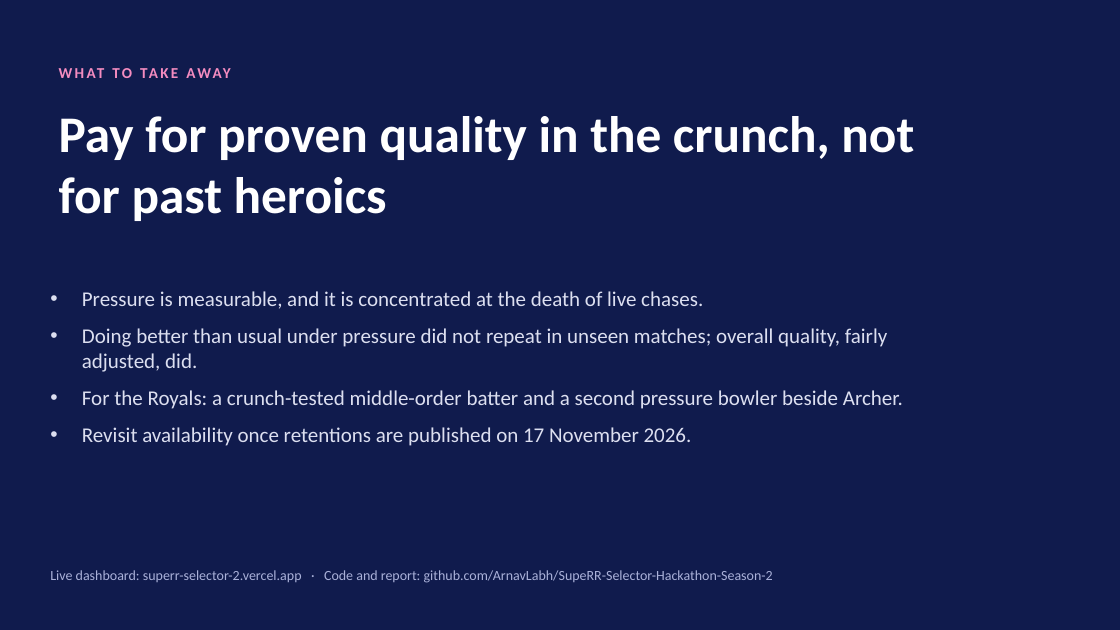
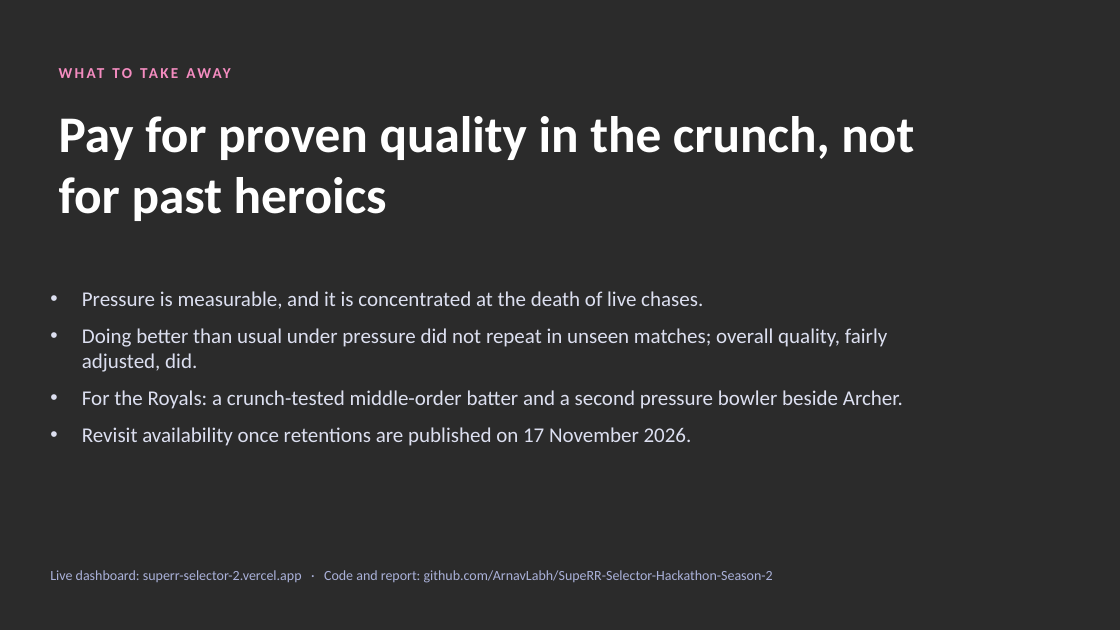
Before and after one commit to ArnavLabh/SupeRR-Selector-Hackathon-Season-2, a slide deck: slide 11 of reports/Pressure_Index_Executive_Deck.pptx. Drawn at 1120x630 pixels with LibreOffice and Linux fonts; fonts in the diff are those of the drawing; background and template pictures are left out; a plain dark background stands for a picture behind light text. Boxes give left, top, right and bottom in pixels: in the first picture for what was removed or moved away, otherwise in the second. Text is boxed around its words. In the diff, an @@ line names an element or a change of style, - is before the commit and + after.

```diff
--- a/reports/Pressure_Index_Executive_Deck.pptx
+++ b/reports/Pressure_Index_Executive_Deck.pptx
@@ background #101B4D to picture (left out) @@
```
Also in this commit, not shown: 10 other slides changed, 39 other files.
